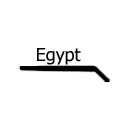
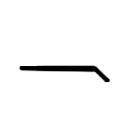
Layers edited between the first and the second 128x128 image:
renamed "Egypt" to "Cairo", hid it, painted on it over [left=37, top=48, right=81, bottom=65]
